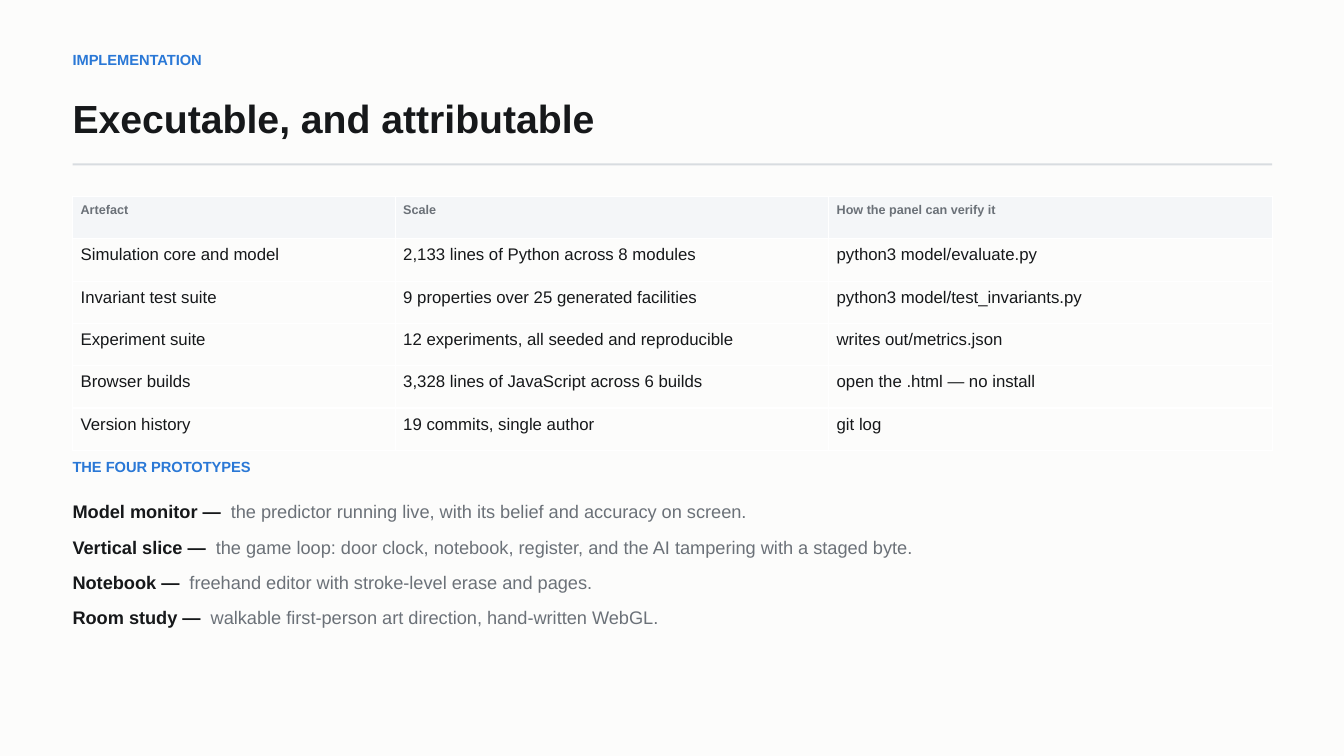
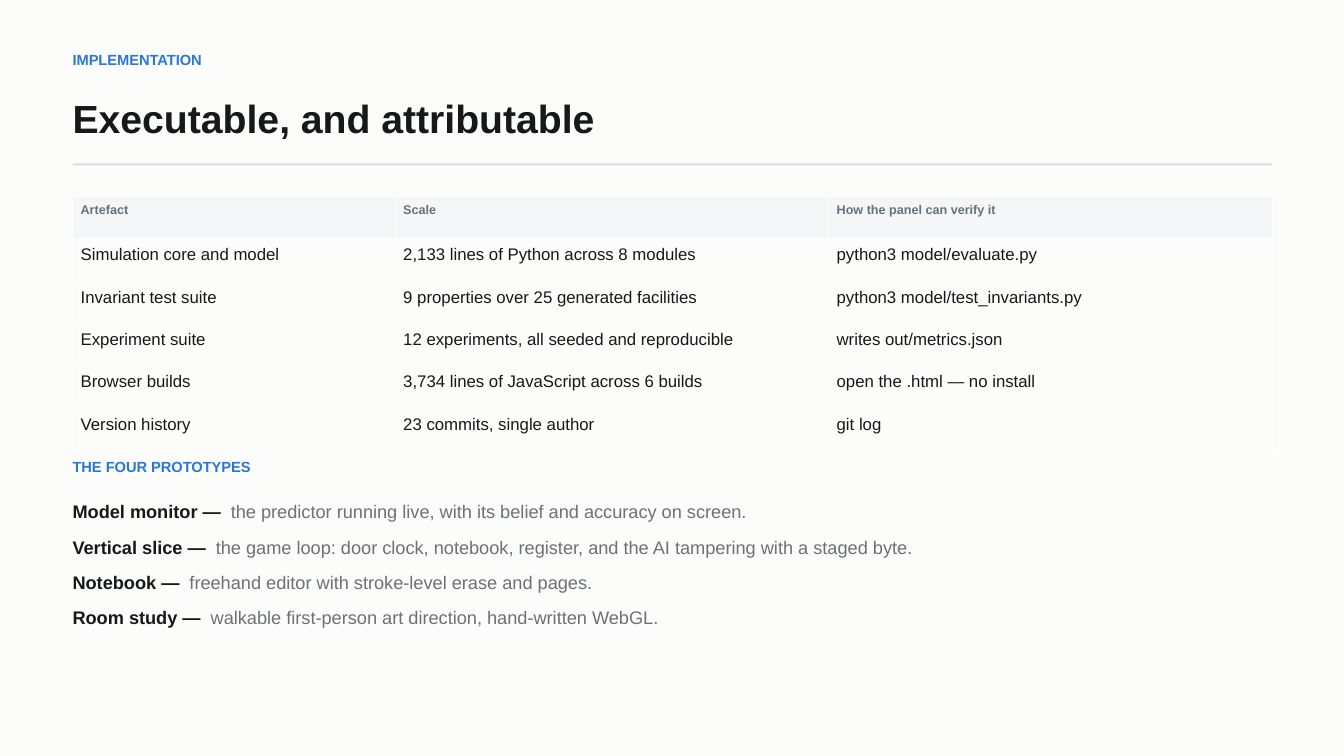
Before and after one commit to Sh1v4mKum4r/parity, a slide deck: slide 7 of docs/PARITY-review3-deck.pptx. Drawn at 1344x756 pixels with LibreOffice and Linux fonts; fonts in the diff are those of the drawing. Boxes give left, top, right and bottom in pixels: in the first picture for what was removed or moved away, otherwise in the second. Text is boxed around its words. In the diff, an @@ line names an element or a change of style, - is before the commit and + after.

```diff
--- a/docs/PARITY-review3-deck.pptx
+++ b/docs/PARITY-review3-deck.pptx
@@ table at <box>73,197,1272,451</box> @@
-row 5, column 2: 3,328 lines of JavaScript across 6 builds
+row 5, column 2: 3,734 lines of JavaScript across 6 builds
-row 6, column 2: 19 commits, single author
+row 6, column 2: 23 commits, single author
```
Also in this commit, not shown: 3 other slides changed, 7 other files.
